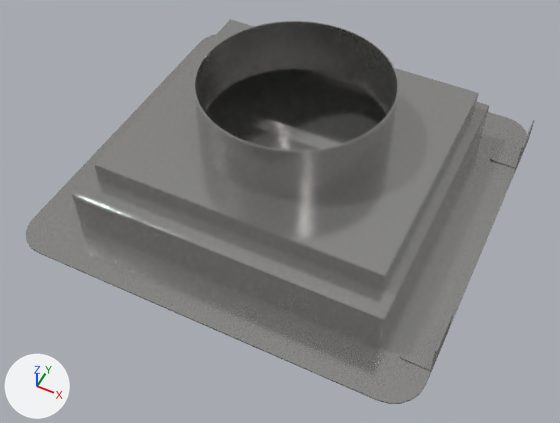
The glTF model Models/DamperEnd.gltf, before and after one commit.
Both versions are drawn from a 50 mm lens placed at (2.59, -2.6, 3.82), pointed at (0.99, 0.61, -0.19). Every picture has the same lights, and +X, +Y and +Z are marked at lower left. Where no turn or scale is listed for an object, it has been applied to the vertices. Vertices at the same position are counted once.
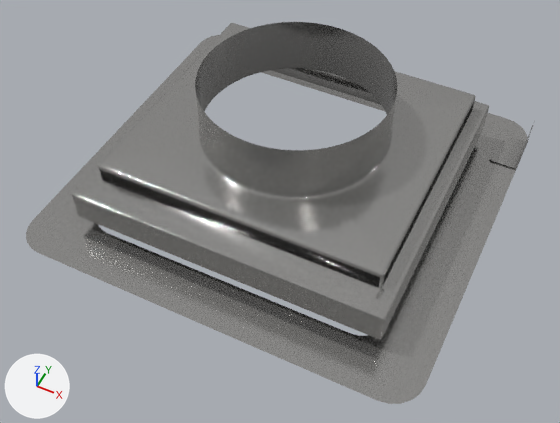
What differs and where, as boxes [x1, y1, x2, y2] in the pictures (560 x 423 px; the box of a moved part takes in the faces that stretch with it):
'Plane.007', reshaped
    before: [95, 19, 479, 291]
    after: [99, 22, 475, 288]
'Plane.001', reshaped
    before: [72, 69, 489, 349]
    after: [72, 27, 489, 340]
'Plane', reshaped (not visible afterwards)
    before: [205, 70, 386, 150]
'Plane.006', reshaped (67% narrower, 81% shorter)
    before: [400, 120, 534, 371]
    after: [490, 123, 534, 169]
part 1 of me_plane, deleted
    before: [205, 100, 342, 150]
part 2 of me_plane, deleted (black)
    before: [214, 70, 386, 144]
part 3 of me_plane_001, deleted
    before: [78, 128, 484, 349]
part 4 of me_plane_007, deleted
    before: [400, 310, 455, 371]
part 5 of me_plane_002, moved or reshaped
    before: [95, 19, 479, 291]
    after: [99, 22, 475, 288]

The change, as a list of edits to the scene's bpy script:
```text
Change me_plane:
    where me_plane.from_pydata(...)  # 168 vertices, 336 faces; spans x 0.0..1.92, y 0.01..1.76, z -0.05..0.05
    used by ob_plane; location = (0.0, 0.0, 0.0)
    me_plane part 1: the loose piece of 56 vertices spanning x 0.0..1.92, y 0.59..1.19, z -0.05..0.05 is deleted
    me_plane part 2: the loose piece of 56 vertices spanning x 0.0..1.92, y 1.16..1.76, z -0.05..0.05 is deleted
Change me_plane_001:
    used by ob_plane_001; location = (0.96, 0.888, 0.0)
    remove me_plane_001.from_pydata(...)  # 508 vertices, 1032 faces; spans x -1.07..1.07, y -1.06..0.97, z -0.31..0.31
    add me_plane_001.from_pydata(...)  # 276 vertices, 516 faces; spans x -1.07..1.07, y -1.06..0.97, z 0.0..0.31
    me_plane_001 part 3
    232 vertices are removed from x -1.07..1.07, y -1.06..0.97, z -0.31..-0.2
    516 faces are deleted
Change me_plane_007:
    where me_plane_007.from_pydata(...)  # 296 vertices, 600 faces; spans x 1.19..1.39, y -1.07..1.07, z 0.0..0.22
    used by ob_plane_006; location = (0.96, 0.888, -0.097)
    me_plane_007 part 4: the loose piece of 148 vertices spanning x 1.19..1.39, y -1.07..-0.76, z 0.0..0.22 is deleted
Change me_plane_002:
    used by ob_plane_007; location = (0.96, 0.888, 0.0)
    remove me_plane_002.from_pydata(...)  # 1200 vertices, 2400 faces; spans x -0.98..0.98, y -0.89..0.89, z -0.74..0.74
    add me_plane_002.from_pydata(...)  # 852 vertices, 1568 faces; spans x -0.97..0.97, y -0.88..0.88, z 0.21..0.74
    me_plane_002 part 5: 212 vertices moved from x -0.98..0.98, y -0.89..0.89, z 0.21..0.74 to x -0.97..0.97, y -0.88..0.88, z 0.32..0.74; 188 vertices removed from x -0.98..0.98, y -0.89..0.89, z 0.21..0.74; 440 vertices added at x -0.97..0.97, y -0.88..0.88, z 0.21..0.36
    me_plane_002 part 6: the surface is now shaded smooth
```
